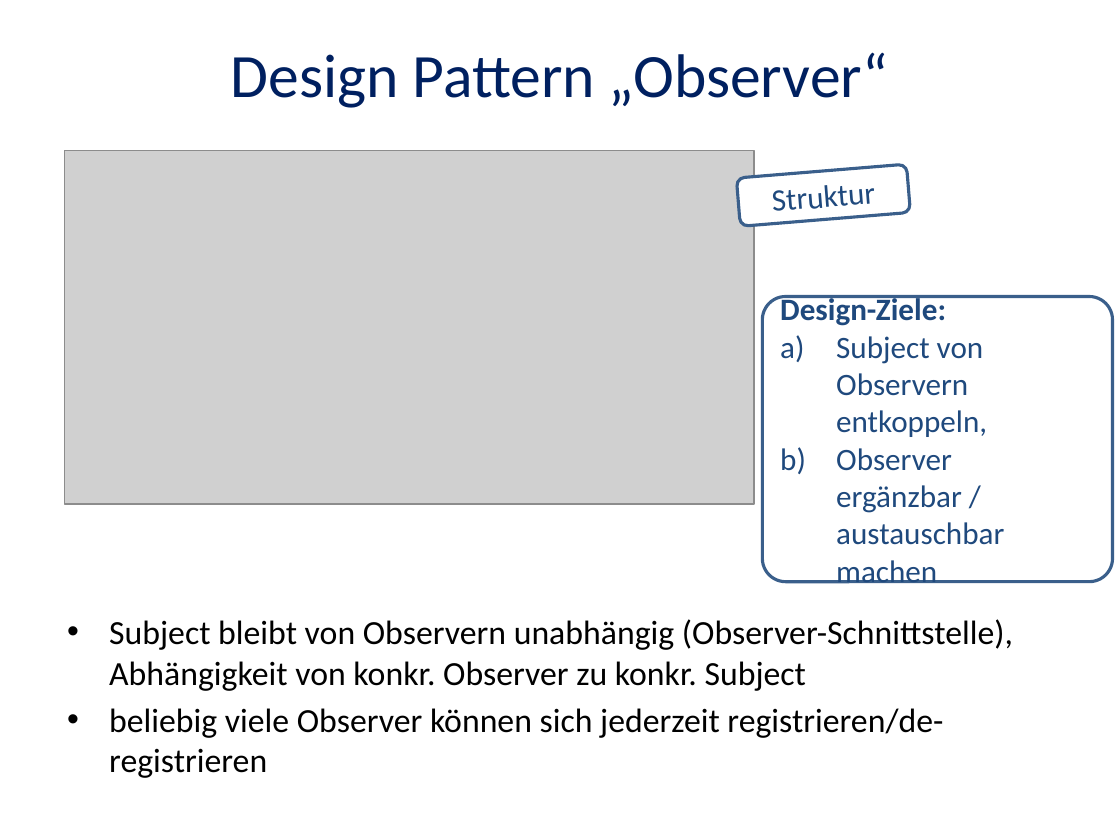
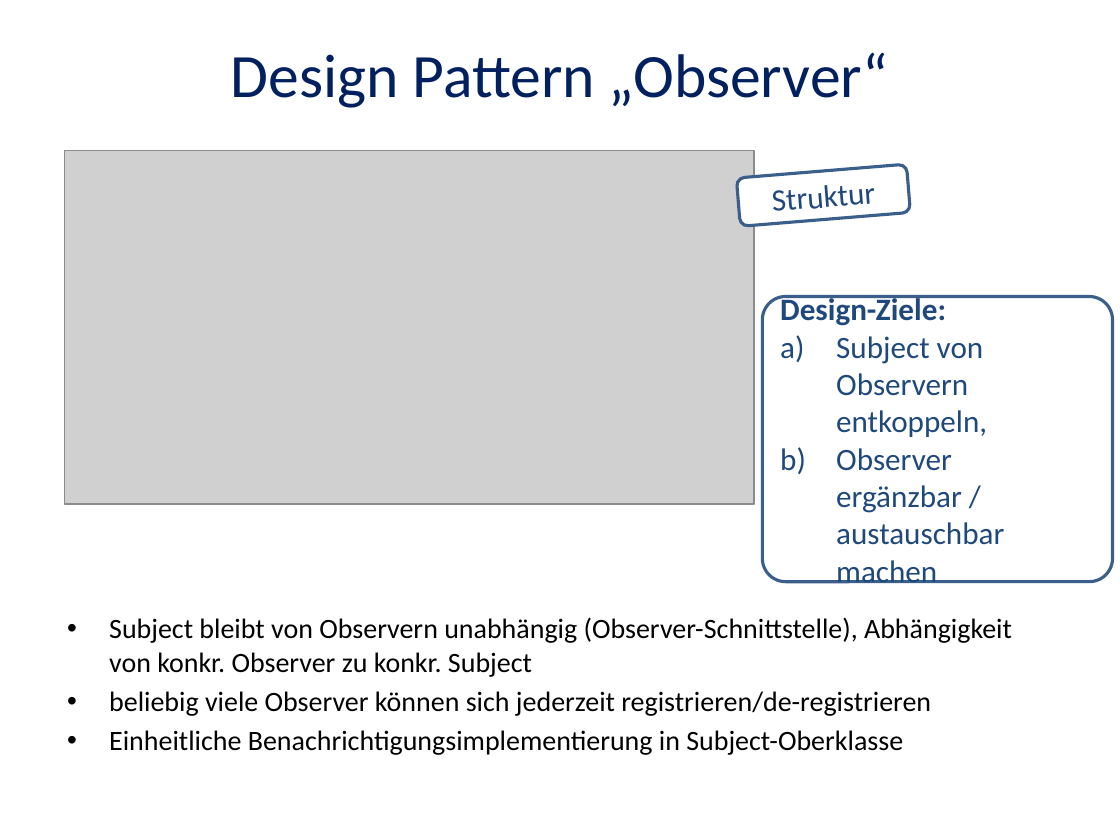
Before and after one commit to itbastian/CodingDojoDPA, a slide deck: slide 8 of Observer/Coding-Dojo-2015-05-06.pptx (slide 5 before the commit). Drawn at 1120x840 pixels with LibreOffice and Linux fonts; fonts in the diff are those of the drawing; grey boxes stand for pictures. Boxes give left, top, right and bottom in pixels: in the first picture for what was removed or moved away, otherwise in the second. Text is boxed around its words. In the diff, an @@ line names an element or a change of style, - is before the commit and + after.

```diff
--- a/Observer/Coding-Dojo-2015-05-06.pptx
+++ b/Observer/Coding-Dojo-2015-05-06.pptx
@@ text at <box>109,617,1012,716</box>: size 21.7 to 18 pt in "Subject bleibt von Observern unabhängig (Observer-Schnittste ...", "beliebig viele Observer können sich jederzeit registrieren/d ..." @@
@@ text at <box>109,730,903,755</box>: paragraph added @@
+• Einheitliche Benachrichtigungsimplementierung in Subject-Oberklasse
```
Also in this commit, not shown: 2 other slides changed, 10 slides added, 5 slides removed, 1 other file.
